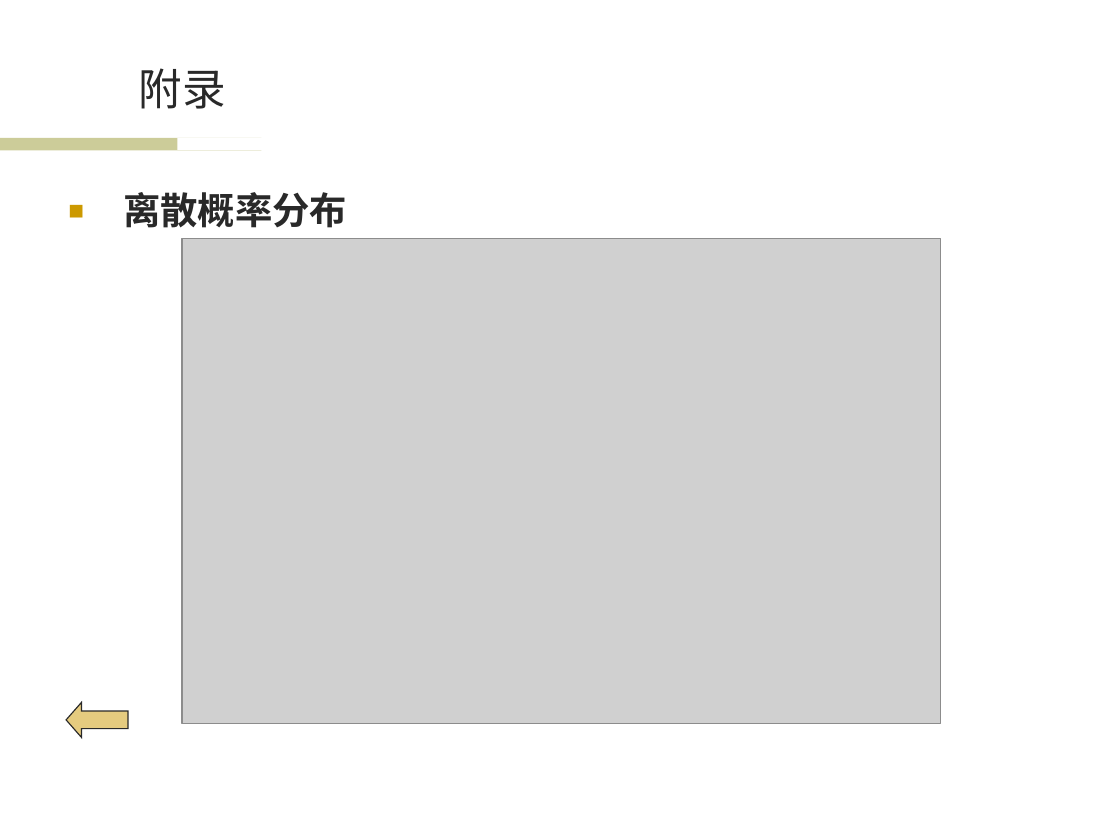
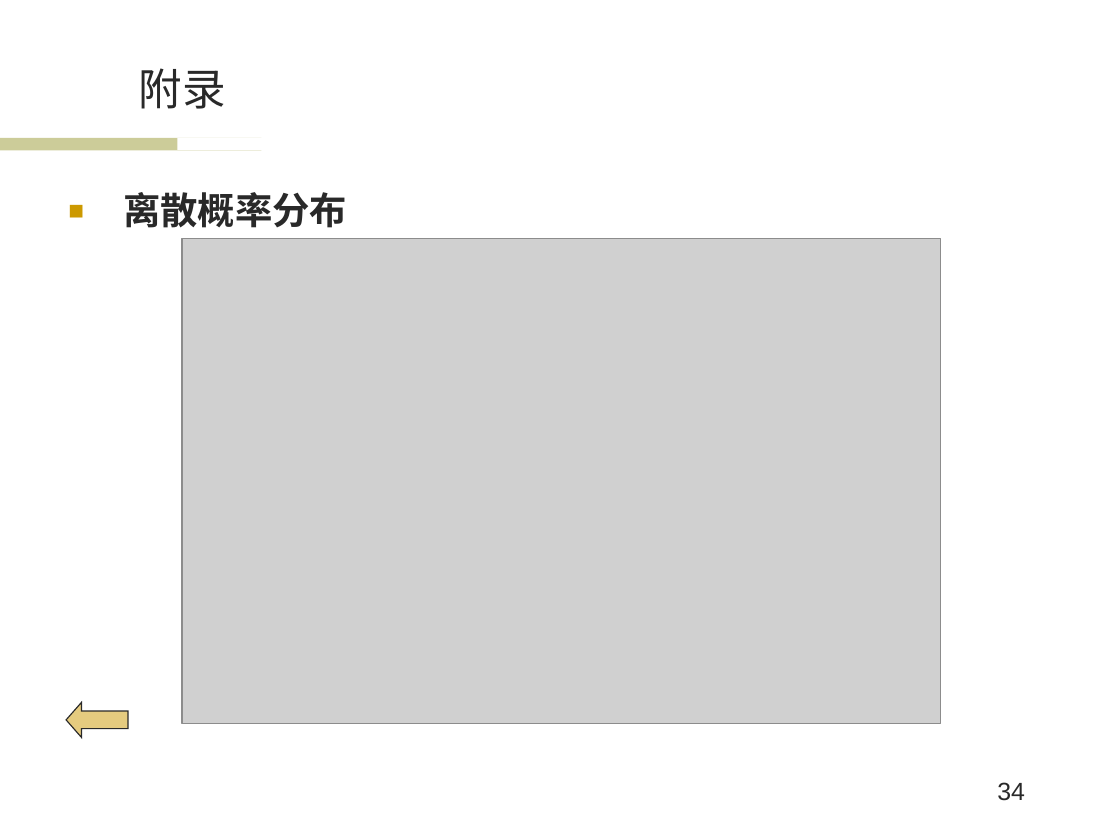
Before and after one commit to wwssttt/NJUThesis, a slide deck: slide 34 of ppt/一种基于时间序列分析的个性化音乐推荐系统及其实现.ppt. Drawn at 1120x840 pixels with LibreOffice and Linux fonts; fonts in the diff are those of the drawing; grey boxes stand for pictures; background and template pictures are left out. Boxes give left, top, right and bottom in pixels: in the first picture for what was removed or moved away, otherwise in the second. Text is boxed around its words. In the diff, an @@ line names an element or a change of style, - is before the commit and + after.

```diff
--- a/ppt/一种基于时间序列分析的个性化音乐推荐系统及其实现.ppt
+++ b/ppt/一种基于时间序列分析的个性化音乐推荐系统及其实现.ppt
@@ page number added at bbox=[997, 782, 1025, 801], 16 pt, text #292929 @@
+34
```
Also in this commit, not shown: 33 other slides changed.
